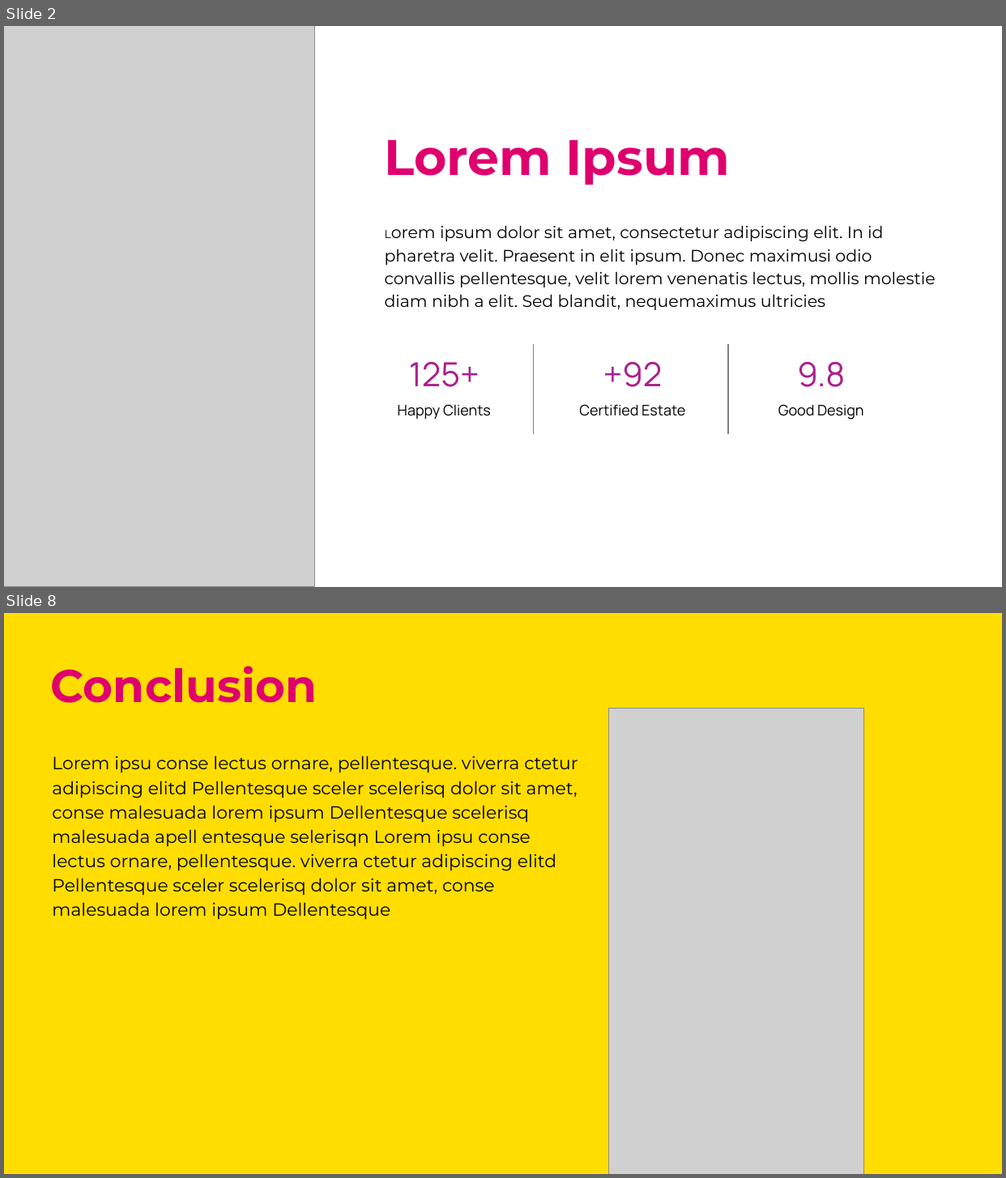
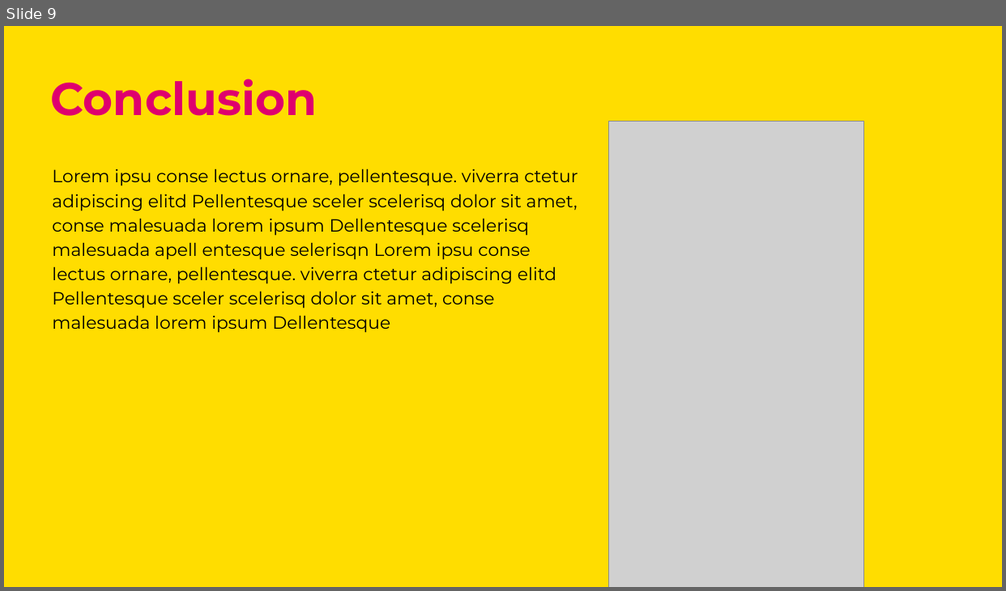
Before and after one commit to Mwenda-Mugambi/Web_Ad_campaign_optimization, a slide deck: Presentation Template.pptx. Shown one above the other, each under a label of ours: slides 2 and 8 before the commit, slide 9 after it; the slides between them are not shown. The pictures are 1006x1178 and 1006x591 pixels, drawn with LibreOffice and Linux fonts; fonts in the diff are those of the drawing; grey boxes stand for pictures. Boxes give left, top, right and bottom in pixels: in the first picture for what was removed or moved away, otherwise in the second. Text is boxed around its words. In the diff, an @@ line names an element or a change of style, - is before the commit and + after.

```diff
--- a/Presentation Template.pptx
+++ b/Presentation Template.pptx
@@ slide 2 removed at (x1=4, y1=26, x2=1002, y2=587), background #FFFFFF @@
@@ picture removed at (x1=4, y1=26, x2=315, y2=587) @@
@@ text removed at (x1=385, y1=140, x2=730, y2=185) @@
-Lorem Ipsum
@@ text removed at (x1=385, y1=225, x2=936, y2=310) @@
-Lorem ipsum dolor sit amet, consectetur adipiscing elit. In id pharetra velit. Praesent in elit ipsum. Donec maximusi odio
-convallis pellentesque, velit lorem venenatis lectus, mollis molestie diam nibh a elit. Sed blandit, nequemaximus ultricies
@@ text removed at (x1=409, y1=362, x2=479, y2=387) @@
-125+
@@ line removed from (533, 344) to (533, 434) @@
@@ text removed at (x1=603, y1=362, x2=663, y2=387) @@
-+92
@@ line removed from (729, 344) to (729, 434) @@
@@ text removed at (x1=797, y1=362, x2=845, y2=387) @@
-9.8
@@ text removed at (x1=398, y1=404, x2=491, y2=420) @@
-Happy Clients
@@ text removed at (x1=579, y1=404, x2=685, y2=416) @@
-Certified Estate
@@ text removed at (x1=778, y1=405, x2=864, y2=420) @@
-Good Design
@@ what was slide 8 is now slide 9 @@
```
Also in this commit, not shown: 1 slide changed, 6 slides added, 4 other slides removed, 4 other files.
